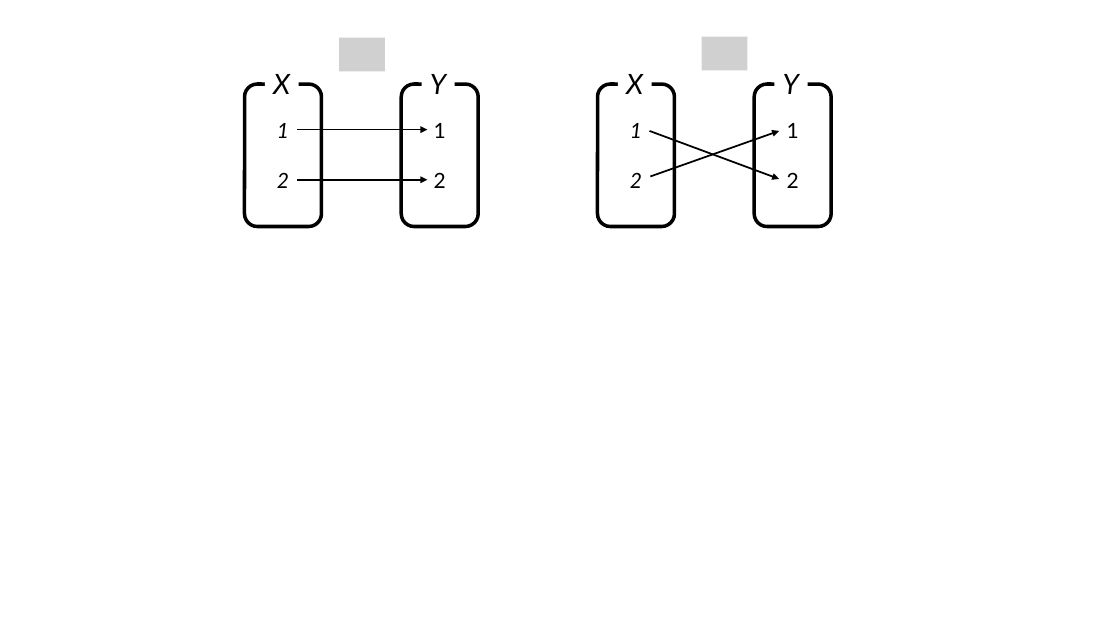
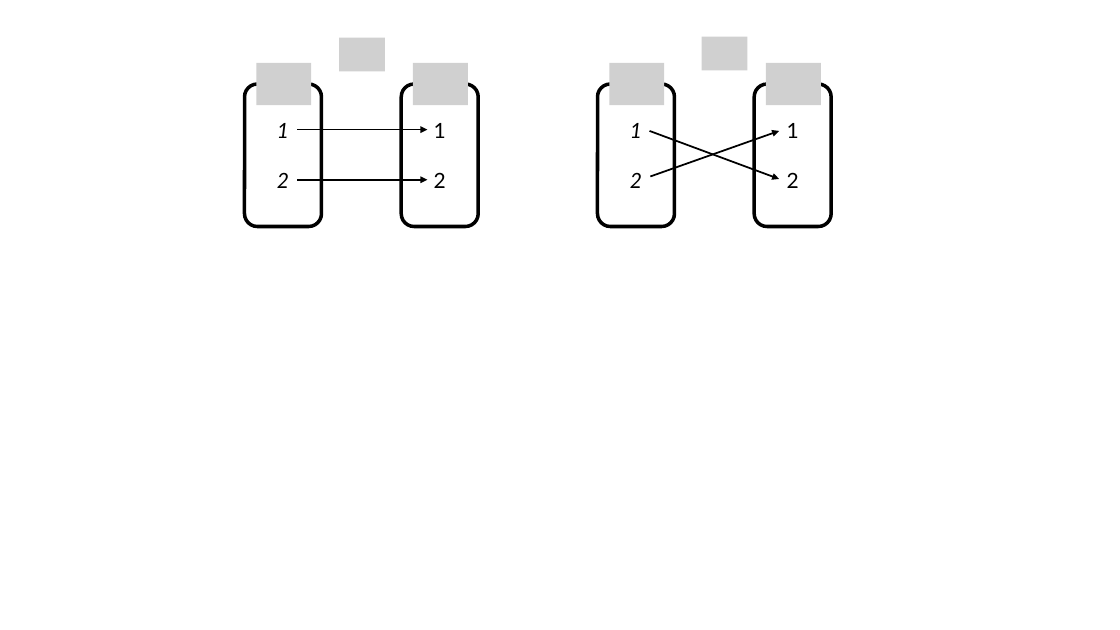
Before and after one commit to govin08/our-socar, a slide deck: slide 2 of images/2023-03-01-diagonalization/diagonalization_1-5-3.pptx. Drawn at 1120x630 pixels with LibreOffice and Linux fonts; fonts in the diff are those of the drawing; grey boxes stand for pictures. Boxes give left, top, right and bottom in pixels: in the first picture for what was removed or moved away, otherwise in the second. Text is boxed around its words. In the diff, an @@ line names an element or a change of style, - is before the commit and + after.

```diff
--- a/images/2023-03-01-diagonalization/diagonalization_1-5-3.pptx
+++ b/images/2023-03-01-diagonalization/diagonalization_1-5-3.pptx
@@ picture added at <box>256,63,311,105</box> @@
@@ text removed at <box>273,74,290,94</box> @@
-X
@@ picture added at <box>413,63,468,105</box> @@
@@ text removed at <box>430,74,446,94</box> @@
-Y
@@ picture added at <box>609,63,664,105</box> @@
@@ text removed at <box>626,74,643,94</box> @@
-X
@@ picture added at <box>766,63,821,105</box> @@
@@ text removed at <box>783,74,799,94</box> @@
-Y
```
Also in this commit, not shown: 1 other slide changed, 12 other files.
